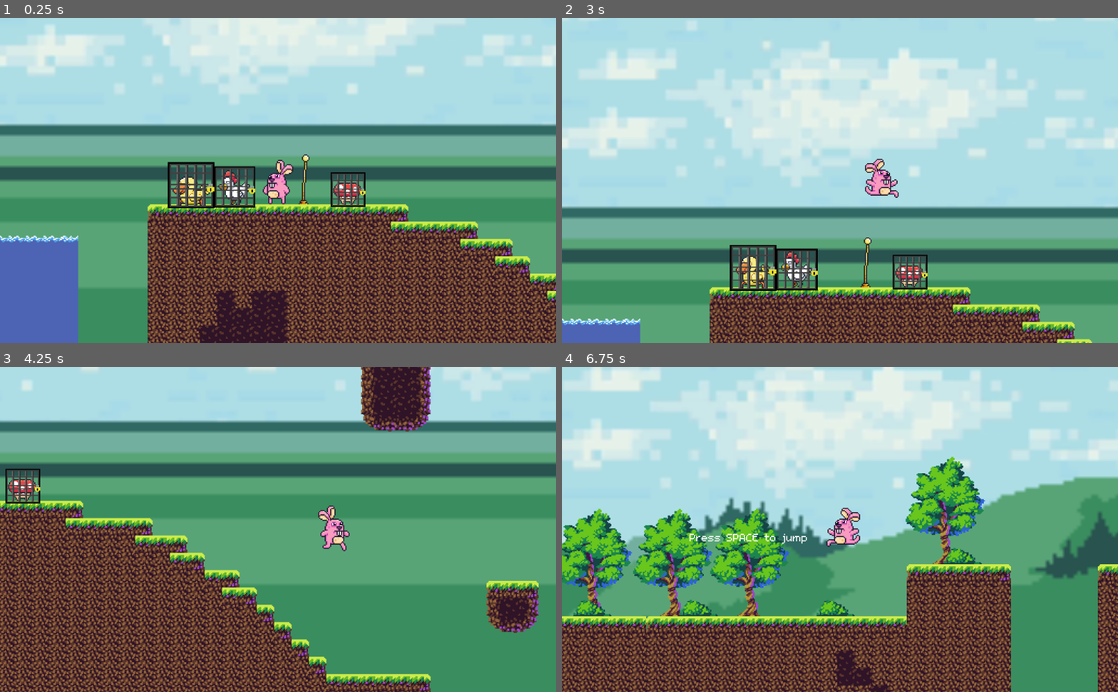
Above: before the commit, frames 1-4 (two rows, left to right).
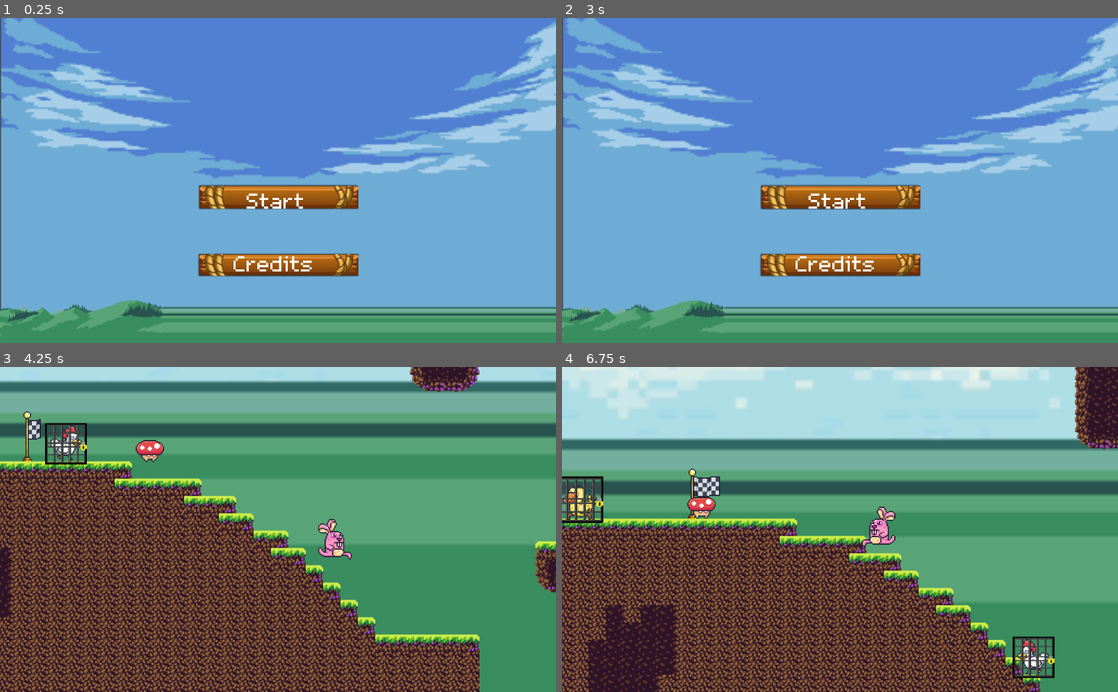
Above: after the commit, the same moments.

Repository: EricPedley/animal-run-game
Game: Godot game, scene res://TitleScreen.tscn
Same seed, same stepped clock (60 frames per second), same inputs: the game is played once before the commit and once after it. Before the commit the project starts from res://Scenes/World.tscn.
Inputs (mouse positions are in pixels of both pictures, inside the frame that each line leads up to):
- Up to frame 1 (0.25 s): no input
- Up to frame 2 (3 s): click (840, 265) at 0.5 s, where only the run after the commit has a clickable "Credits"; click (840, 196) at 1.25 s, where only the run after the commit has a clickable "Start"; click (840, 196) at 2 s, where only the run after the commit has a clickable "Start"; tap Space (space) at 2.75 s; move the mouse to (795, 190) at 2.77 s; hold Right (ui_right) from 2.78 s (still down); hold Space (space) from 2.78 s (still down); click (795, 190) at 2.92 s
- Up to frame 3 (4.25 s): keep holding Right (ui_right); move the mouse to (111, 519) at 3.52 s; release Space (space) at 3.53 s; tap Space (space) at 3.6 s; click (111, 519) at 3.67 s
- Up to frame 4 (6.75 s): tap Space (space) at 4.25, 5.1, 5.75, 6.6 s; move the mouse to (578, 477) at 4.27 s; release Right (ui_right) at 4.28 s; hold Left (ui_left) 4.28-5.03 s; hold Space (space) 4.28-5.03 s; click (578, 477) at 4.42 s; move the mouse to (812, 594) at 5.02 s; hold Right (ui_right) 5.03-6.53 s; click (812, 594) at 5.17 s; move the mouse to (1006, 578) at 5.77 s; hold Space (space) 5.78-6.53 s; move the mouse to (673, 480) at 6.52 s; hold Left (ui_left) from 6.53 s (still down)

The runs differ from the first frame. In frame 1, 96% of the frame differs, in the area x 0-100%, y 0-100%; in frame 2, 96%; in frame 3, 69%; in frame 4, 78%.

Commit message:
t

Diff:
--- /dev/null
+++ b/First-Game-Jam/Assets/Free/Black.tres
@@ -0,0 +1,3 @@
+[gd_resource type="DynamicFont" format=2]
+
+[resource]
--- /dev/null
+++ b/First-Game-Jam/Assets/Giant Pixel Font.tres
@@ -0,0 +1,7 @@
+[gd_resource type="DynamicFont" load_steps=2 format=2]
+
+[ext_resource path="res://Assets/m5x7.ttf" type="DynamicFontData" id=1]
+
+[resource]
+size = 64
+font_data = ExtResource( 1 )
--- a/First-Game-Jam/Scenes/World.tscn
+++ b/First-Game-Jam/Scenes/World.tscn
@@ -13,10 +13,9 @@
 [ext_resource path="res://Assets/Pixel Font.tres" type="DynamicFont" id=11]
 [ext_resource path="res://MovingPlatform.tscn" type="PackedScene" id=12]
 [ext_resource path="res://Mushroom.tscn" type="PackedScene" id=13]
-[ext_resource path="res://Scripts/ActivatingPlatform.gd" type="Script" id=14]
+[ext_resource path="res://Assets/Decorations.tres" type="TileSet" id=14]
 [ext_resource path="res://Pressure Pad.tscn" type="PackedScene" id=15]
 [ext_resource path="res://Scripts/ActivatingPlatform2.gd" type="Script" id=16]
-[ext_resource path="res://Assets/Decorations.tres" type="TileSet" id=14]
 
 [node name="World" type="Node2D"]
 
--- /dev/null
+++ b/First-Game-Jam/Scripts/Start.gd
@@ -0,0 +1,25 @@
+extends Button
+
+
+# Declare member variables here. Examples:
+# var a = 2
+# var b = "text"
+
+
+# Called when the node enters the scene tree for the first time.
+func _ready():
+	pass # Replace with function body.
+
+
+func pressed():
+	print("hi")
+
+
+# Called every frame. 'delta' is the elapsed time since the previous frame.
+#func _process(delta):
+#	pass
+
+
+func _on_Credits_pressed():
+	get_tree().change_scene("res://Scenes/World.tscn")
+	pass # Replace with function body.
--- a/First-Game-Jam/TitleScreen.tscn
+++ b/First-Game-Jam/TitleScreen.tscn
@@ -1,8 +1,10 @@
-[gd_scene load_steps=4 format=2]
+[gd_scene load_steps=6 format=2]
 
 [ext_resource path="res://Assets/vector-game-ui-big-kit-template-wooden-menu-graphical-user-interface-gui-buttons-to-build-d-games-game-ui-big-kit-template-138898745.jpg" type="Texture" id=1]
 [ext_resource path="res://Assets/FreeCuteTileset/BG1.png" type="Texture" id=2]
 [ext_resource path="res://Assets/FreeCuteTileset/BG3.png" type="Texture" id=3]
+[ext_resource path="res://Scripts/Start.gd" type="Script" id=4]
+[ext_resource path="res://Assets/Giant Pixel Font.tres" type="DynamicFont" id=5]
 
 [node name="TitleScreen" type="Control"]
 anchor_right = 1.0
@@ -12,7 +14,7 @@
 }
 
 [node name="Sprite" type="Sprite" parent="."]
-position = Vector2( 512, 300 )
+position = Vector2( 514, 299 )
 scale = Vector2( 3.2, 3.125 )
 texture = ExtResource( 2 )
 
@@ -22,28 +24,66 @@
 region_enabled = true
 region_rect = Rect2( 1, 54, 1060, 117 )
 
-[node name="Button" type="Button" parent="."]
-margin_right = 12.0
-margin_bottom = 20.0
+[node name="Start" type="Button" parent="."]
+margin_left = 367.0
+margin_top = 309.0
+margin_right = 658.0
+margin_bottom = 352.0
+script = ExtResource( 4 )
 __meta__ = {
 "_edit_use_anchors_": false
 }
 
-[node name="Sprite3" type="Sprite" parent="Button"]
-position = Vector2( 512, 344 )
+[node name="Sprite3" type="Sprite" parent="Start"]
+position = Vector2( 146.828, 22.0264 )
+scale = Vector2( 1, 1.07557 )
+texture = ExtResource( 1 )
+region_enabled = true
+region_rect = Rect2( 50.2114, 449.484, 292.754, 39.6559 )
+__meta__ = {
+"_edit_group_": true
+}
+
+[node name="RichTextLabel2" type="RichTextLabel" parent="Start"]
+margin_left = 86.6726
+margin_right = 270.673
+margin_bottom = 48.0
+custom_fonts/normal_font = ExtResource( 5 )
+tab_size = 1
+text = "Start"
+scroll_active = false
+__meta__ = {
+"_edit_use_anchors_": false
+}
+
+[node name="Credits" type="Button" parent="."]
+anchor_right = 0.031
+anchor_bottom = 0.057
+margin_left = 366.0
+margin_top = 436.0
+margin_right = 626.256
+margin_bottom = 441.8
+__meta__ = {
+"_edit_use_anchors_": false
+}
+
+[node name="Sprite3" type="Sprite" parent="Credits"]
+position = Vector2( 147.2, 19.7709 )
 texture = ExtResource( 1 )
 region_enabled = true
 region_rect = Rect2( 50.2114, 449.484, 292.754, 39.6559 )
 
-[node name="Button2" type="Button" parent="."]
-margin_right = 12.0
-margin_bottom = 20.0
+[node name="RichTextLabel" type="RichTextLabel" parent="Credits"]
+margin_left = 63.793
+margin_top = -11.4799
+margin_right = 247.793
+margin_bottom = 36.5201
+custom_fonts/normal_font = ExtResource( 5 )
+tab_size = 1
+text = "Credits
+"
+scroll_active = false
 __meta__ = {
 "_edit_use_anchors_": false
 }
-
-[node name="Sprite3" type="Sprite" parent="Button2"]
-position = Vector2( 512, 344 )
-texture = ExtResource( 1 )
-region_enabled = true
-region_rect = Rect2( 50.2114, 449.484, 292.754, 39.6559 )
+[connection signal="pressed" from="Start" to="Start" method="_on_Credits_pressed"]
--- a/First-Game-Jam/project.godot
+++ b/First-Game-Jam/project.godot
@@ -16,7 +16,7 @@
 [application]
 
 config/name="First-Game-Jam"
-run/main_scene="res://Scenes/World.tscn"
+run/main_scene="res://TitleScreen.tscn"
 config/icon="res://icon.png"
 
 [display]
Not shown: 53 places in First-Game-Jam/TileSet.tscn that only renumber resources
